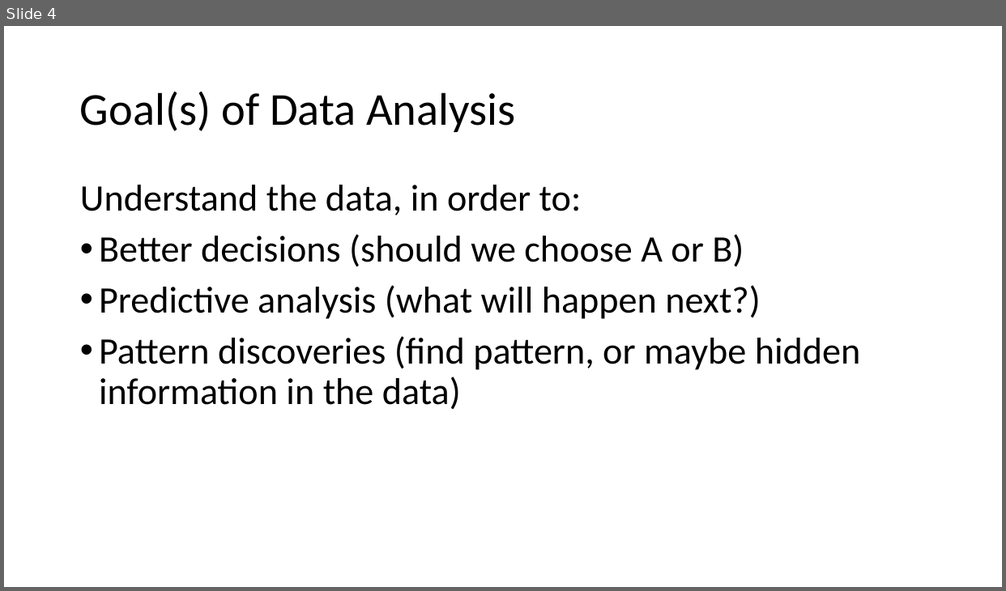
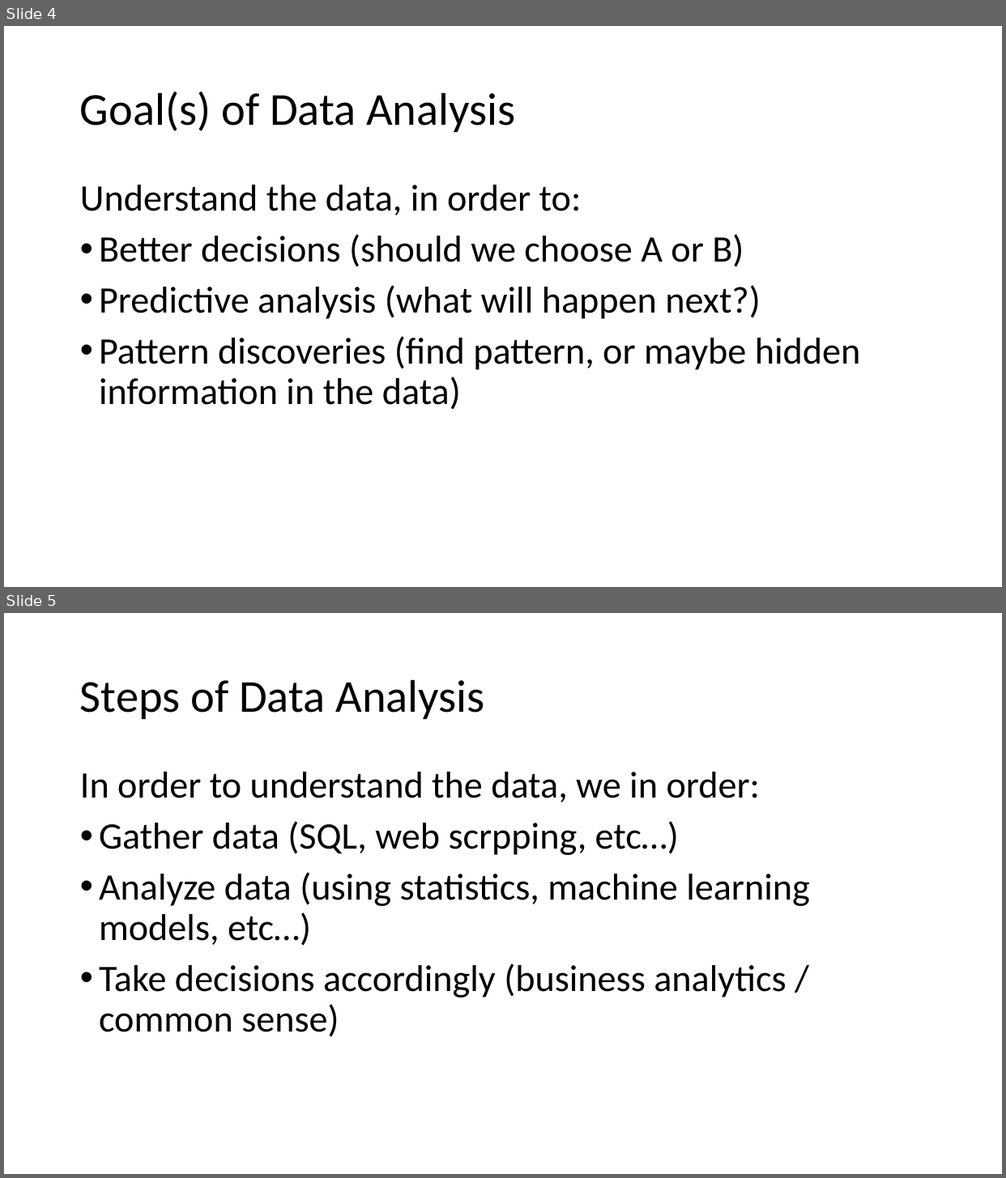
Before and after one commit to PRF-Development/DataAnalysisExtras, a slide deck: WhatIsDataAnalysis.pptx. Shown one above the other, each under a label of ours: slide 4 before the commit, slides 4 and 5 after it. The pictures are 1006x591 and 1006x1178 pixels, drawn with LibreOffice and Linux fonts; fonts in the diff are those of the drawing. Boxes give left, top, right and bottom in pixels: in the first picture for what was removed or moved away, otherwise in the second. Text is boxed around its words. In the diff, an @@ line names an element or a change of style, - is before the commit and + after.

Commit message:
added steps of DA slide

```diff
--- a/WhatIsDataAnalysis.pptx
+++ b/WhatIsDataAnalysis.pptx
@@ slide 5 added at bbox=[4, 613, 1002, 1174], background #FFFFFF @@
@@ title added at bbox=[80, 679, 485, 719], 44 pt, text #000000 @@
+Steps of Data Analysis
@@ text added at bbox=[80, 772, 810, 1037], 36 pt, text #000000 @@
+In order to understand the data, we in order:
+• Gather data (SQL, web scrpping, etc…)
+• Analyze data (using statistics, machine learning models, etc…)
+• Take decisions accordingly (business analytics / common sense)
```
